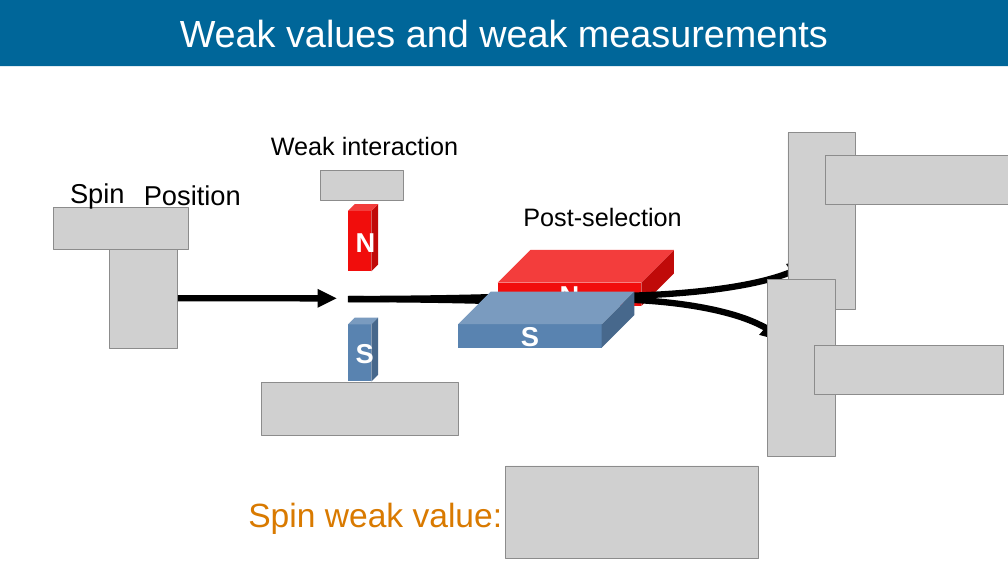
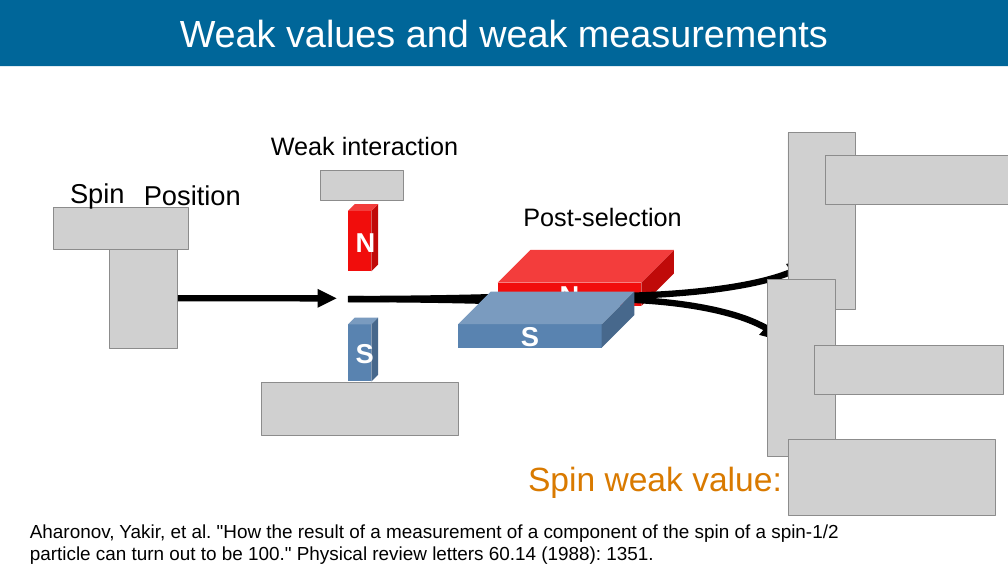
Before and after one commit to Ismaele-vincent/PhD, a slide deck: slide 82 of 2026/Talks/ILL Seminar/ILL seminar 2026 ver3.odp (slide 78 before the commit). Drawn at 1008x567 pixels with LibreOffice and Linux fonts; fonts in the diff are those of the drawing; grey boxes stand for pictures; background and template pictures are left out. Boxes give left, top, right and bottom in pixels: in the first picture for what was removed or moved away, otherwise in the second. Text is boxed around its words. In the diff, an @@ line names an element or a change of style, - is before the commit and + after.

```diff
--- a/2026/Talks/ILL Seminar/ILL seminar 2026 ver3.odp
+++ b/2026/Talks/ILL Seminar/ILL seminar 2026 ver3.odp
@@ picture resized from (x1=506, y1=465, x2=758, y2=558) to (x1=788, y1=439, x2=994, y2=515) @@
@@ text "Spin weak value:" moved from (x1=248, y1=502, x2=503, y2=533) to (x1=528, y1=466, x2=782, y2=497) @@
@@ text added at (x1=30, y1=524, x2=838, y2=564), 18 pt, text #000000 @@
+Aharonov, Yakir, et al. "How the result of a measurement of a component of the spin of a spin-1/2 particle can turn out to be 100." Physical review letters 60.14 (1988): 1351.
```
Also in this commit, not shown: 7 other slides changed, 12 slides added, 12 slides removed, 2 other files.
